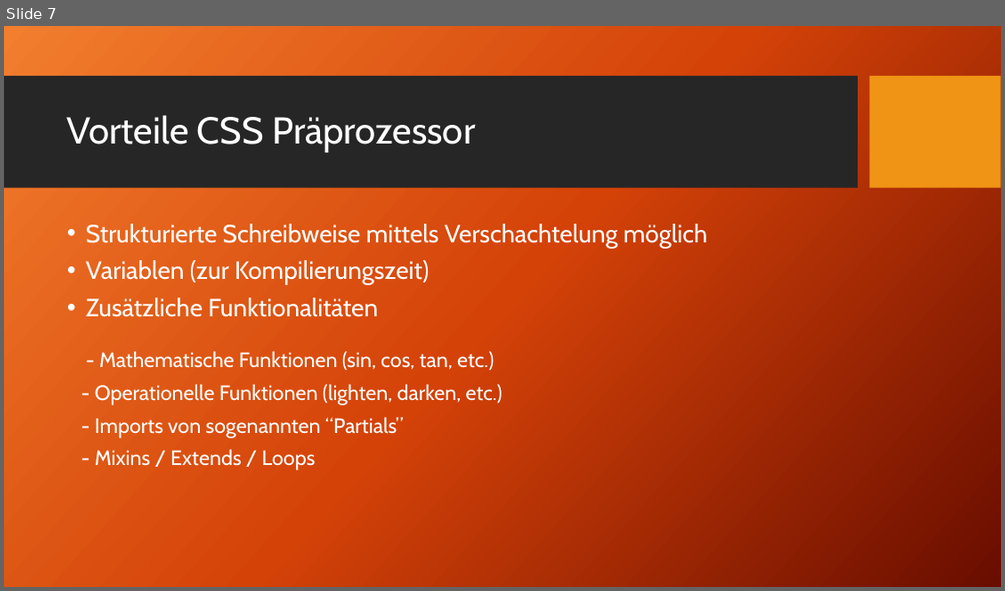
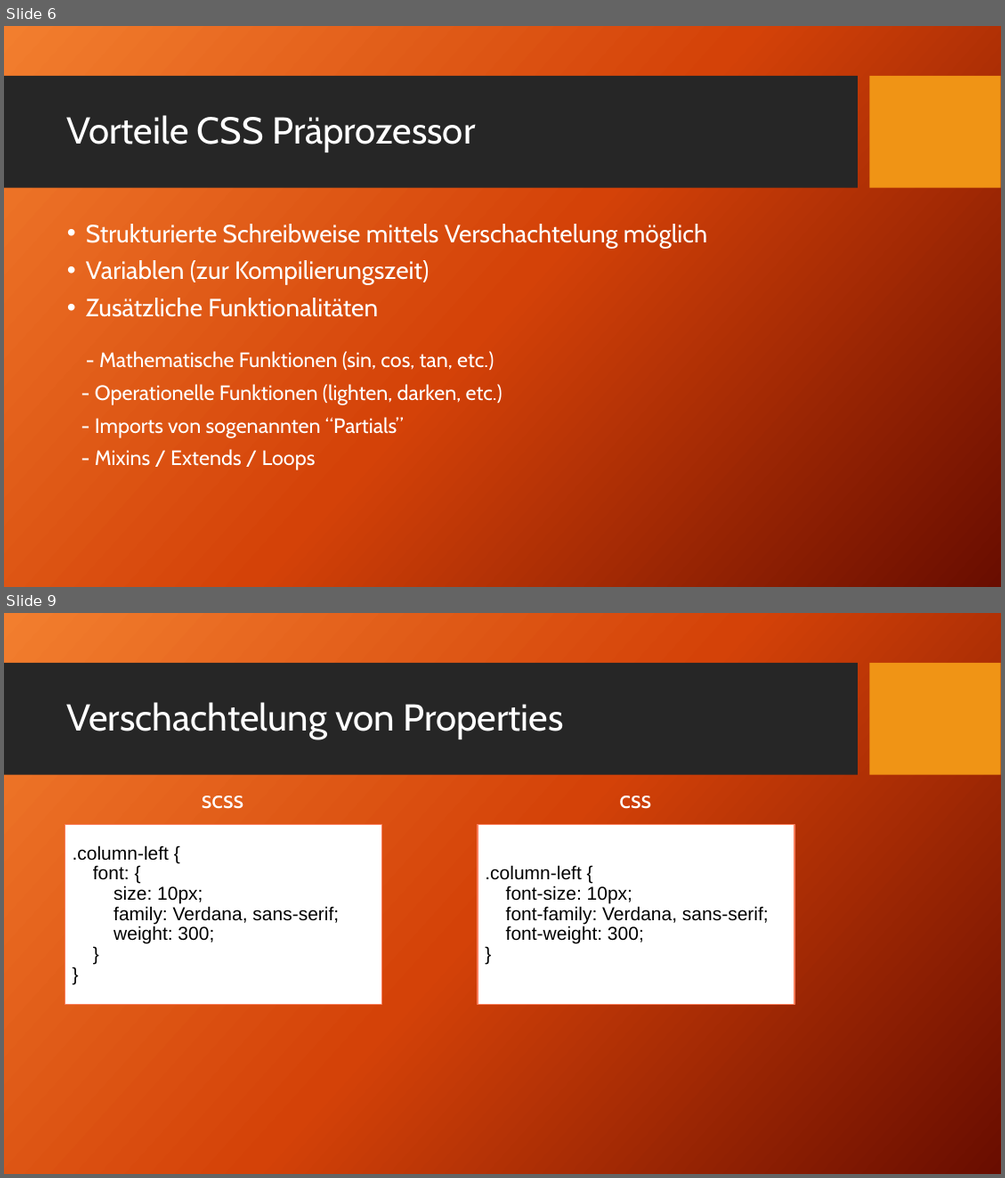
Before and after one commit to TomFrey/htmlCssBasicUebungen, a slide deck: sass Schulung.pptx. Shown one above the other, each under a label of ours: slide 7 before the commit, slides 6 and 9 after it; the slides between them are not shown. The pictures are 1005x591 and 1005x1178 pixels, drawn with LibreOffice and Linux fonts; fonts in the diff are those of the drawing; background and template pictures are left out. Boxes give left, top, right and bottom in pixels: in the first picture for what was removed or moved away, otherwise in the second. Text is boxed around its words. In the diff, an @@ line names an element or a change of style, - is before the commit and + after.

```diff
--- a/sass Schulung.pptx
+++ b/sass Schulung.pptx
@@ slide 9 added at box(4, 613, 1001, 1174), background picture (left out); not listed: 2 template elements that a slide beside it also shows @@
@@ title added at box(67, 702, 564, 739), 36 pt, text #FFFFFF @@
+Verschachtelung von Properties
@@ text added at box(202, 795, 243, 809), 24 pt, text #FFFFFF @@
+scss
@@ text added at box(619, 795, 651, 809), 24 pt, text #FFFFFF @@
+css
@@ rectangle added at box(65, 825, 381, 1004), fill #FFFFFF, outline #FA7E5C 1 pt, 18 pt, text #000000 @@
+.column-left {
+font: {
+size: 10px;
+family: Verdana, sans-serif;
+weight: 300;
+}
+}
@@ rectangle added at box(477, 825, 794, 1004), fill #FFFFFF, outline #FA7E5C 1 pt, 18 pt, text #000000 @@
+.column-left {
+font-size: 10px;
+font-family: Verdana, sans-serif;
+font-weight: 300;
+}
@@ what was slide 7 is now slide 6 @@
```
Also in this commit, not shown: 3 slides changed, 22 other slides added, 4 slides removed, 1 other file.
